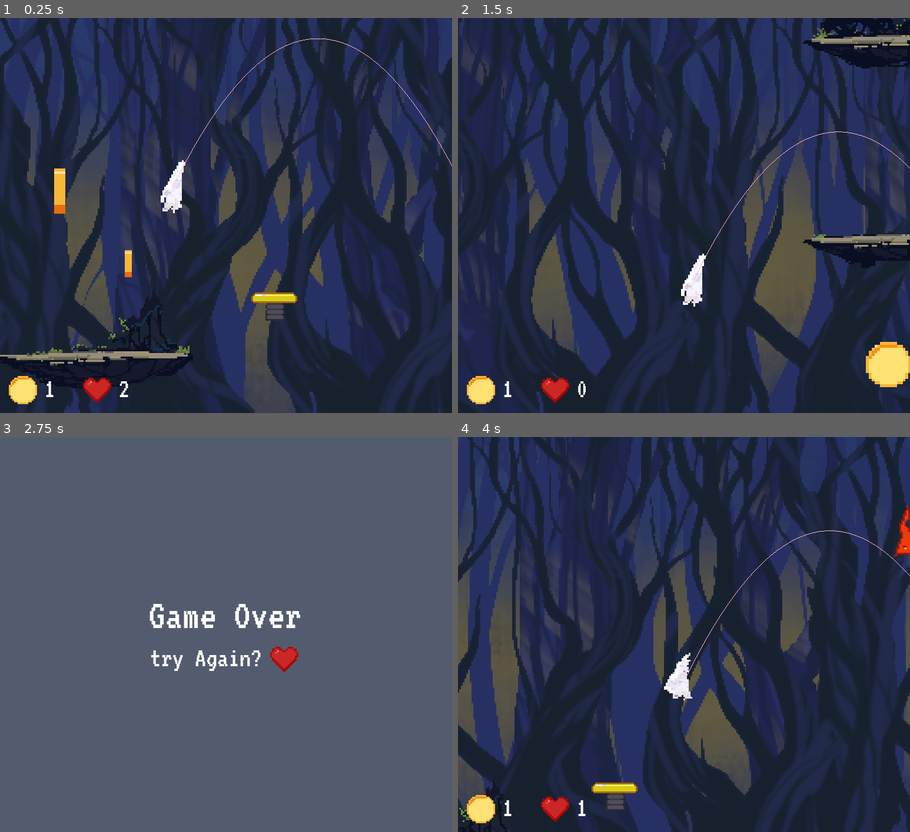
Above: before the commit, frames 1-4 (two rows, left to right).
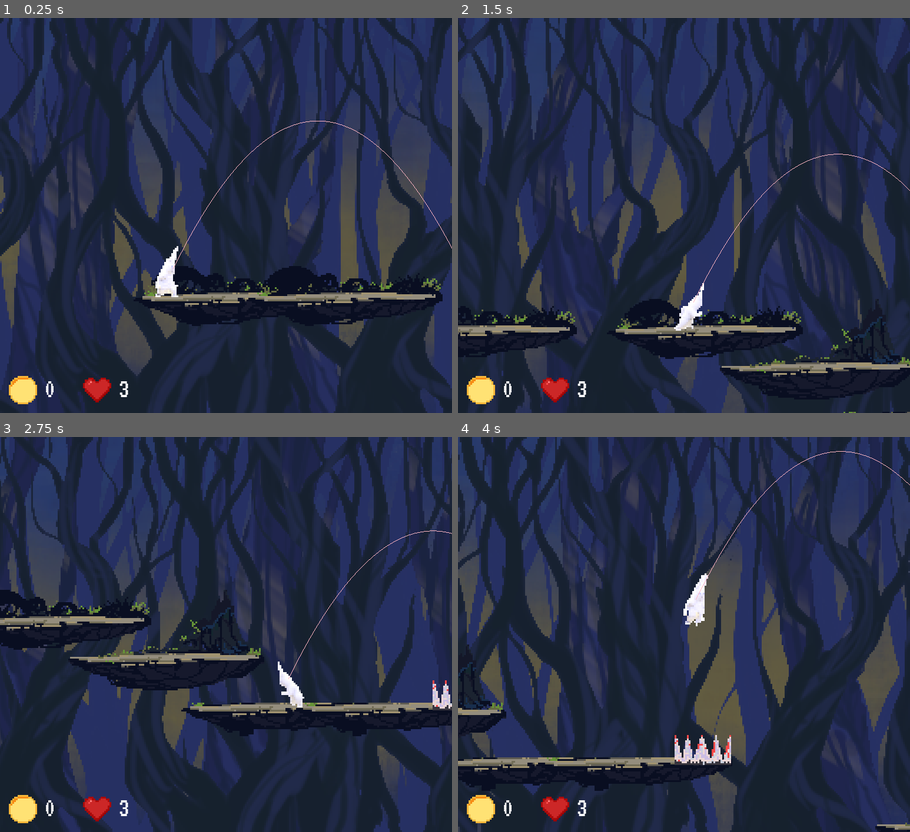
Above: after the commit, the same moments.

Repository: Pawel-9215/HoppyDays
Game: Godot game, scene res://levels/level1.tscn
The game is run twice, just before and just after one commit, with the same random seed, the same clock (stepped at 60 frames per second) and the same inputs.
Inputs (mouse positions are in pixels of both pictures, inside the frame that each line leads up to):
- Up to frame 1 (0.25 s): no input
- Up to frame 2 (1.5 s): hold D (right) from 0.53 s (still down); tap Space (jump) at 0.77 s
- Up to frame 3 (2.75 s): tap Space (jump) at 1.52 s; release D (right) at 2.03 s; hold A (left) from 2.03 s (still down)
- Up to frame 4 (4 s): release A (left) at 2.75 s; click (742, 658) at 2.77 s; hold D (right) from 3.53 s (still down); tap Space (jump) at 3.77 s

The runs differ from the first frame. In frame 1, 52% of the frame differs, in the area x 0-100%, y 0-100%; in frame 2, 51%; in frame 3, 100%; in frame 4, 51%.

Commit message:
Some level design

Diff:
--- a/Player/Player.gd
+++ b/Player/Player.gd
@@ -6,7 +6,7 @@
 const GRAVITY = 25
 const UP = Vector2(0,-1)
 const JUMP_SPEED = 500
-const ACCELERATION = 30
+const ACCELERATION = 25
 
 const BOOST_MULTIPLIER = 1.5
 
--- a/levels/level1.tscn
+++ b/levels/level1.tscn
@@ -176,41 +176,40 @@
 script = ExtResource( 7 )
 
 [node name="Player" parent="." instance=ExtResource( 1 )]
-position = Vector2( 419.513, 139.82 )
+position = Vector2( -489.794, 43.4021 )
 
 [node name="TileMap" type="TileMap" parent="."]
 tile_set = ExtResource( 2 )
 collision_layer = 2
 format = 1
-tile_data = PoolIntArray( -131056, 2, 0, -65521, 2, 0, 11, 1, 0, 13, 0, 0, 65562, 1, 0, 65567, 1, 0, 196606, 2, 0, 131073, 0, 0, 131077, 0, 0, 131083, 2, 0, 131090, 0, 0, 131095, 0, 0, 131101, 2, 0, 131105, 0, 0, 196611, 1, 0, 196623, 0, 0, 196629, 2, 0, 196634, 2, 0, 196636, 2, 0, 262146, 2, 0, 262156, 0, 0, 327685, 1, 0, 327687, 2, 0, 327688, 1, 0, 327689, 1, 0, 327690, 2, 0, 327705, 1, 0 )
+tile_data = PoolIntArray( -65520, 1, 0, 131064, 1, 0, 131065, 1, 0, 131067, 1, 0, 131068, 0, 0, 65544, 1, 0, 65549, 1, 0, 65567, 0, 0, 65568, 1, 0, 65569, 1, 0, 65570, 2, 0, 65571, 1, 0, 65573, 0, 0, 196605, 2, 0, 196606, 2, 0, 131073, 0, 0, 131077, 0, 0, 131083, 2, 0, 131090, 0, 0, 131096, 2, 0, 131099, 2, 0, 196611, 1, 0, 196615, 0, 0, 196623, 0, 0, 196629, 2, 0, 196630, 1, 0, 196637, 2, 0, 262145, 1, 0, 262146, 2, 0, 262156, 0, 0, 327688, 1, 0, 327689, 1, 0, 327690, 2, 0, 327705, 1, 0 )
 
 [node name="AnimatedSprite" type="AnimatedSprite" parent="."]
 position = Vector2( 1215.02, 149.752 )
 frames = SubResource( 39 )
 animation = "idle"
-frame = 12
+frame = 24
 playing = true
 
 [node name="Hazards" type="Node2D" parent="."]
-visible = false
 
 [node name="SpikeTop" parent="Hazards" instance=ExtResource( 4 )]
-position = Vector2( 431.796, 130.872 )
+position = Vector2( 537.01, 216.048 )
 
 [node name="SpikeTop2" parent="Hazards" instance=ExtResource( 4 )]
-position = Vector2( 397.926, 245.21 )
+position = Vector2( 341.919, 153.297 )
 
 [node name="SpikeTop3" parent="Hazards" instance=ExtResource( 4 )]
-position = Vector2( 530.367, 310.618 )
+position = Vector2( -33.7682, 116.178 )
 
 [node name="SpikeTop4" parent="Hazards" instance=ExtResource( 4 )]
-position = Vector2( 629.867, 182.118 )
+position = Vector2( 602.881, 67.4283 )
 
 [node name="SpikeTop5" parent="Hazards" instance=ExtResource( 4 )]
-position = Vector2( 859.012, 25.3429 )
+position = Vector2( 857.228, 68.1544 )
 
 [node name="SpikeTop6" parent="Hazards" instance=ExtResource( 4 )]
-position = Vector2( 1810.36, 180.223 )
+position = Vector2( 1624.03, 115.681 )
 
 [node name="BGM" type="AudioStreamPlayer" parent="."]
 stream = ExtResource( 5 )
@@ -222,38 +221,38 @@
 position = Vector2( 241.755, 194.458 )
 
 [node name="JumpPad2" parent="Jumppads" instance=ExtResource( 6 )]
-position = Vector2( 328.384, 218.14 )
+position = Vector2( 481.587, 215.92 )
 
 [node name="JumpPad3" parent="Jumppads" instance=ExtResource( 6 )]
 position = Vector2( 733.711, 307.147 )
 
 [node name="JumpPad4" parent="Jumppads" instance=ExtResource( 6 )]
-position = Vector2( 1567.51, 150.398 )
+position = Vector2( 1910.2, 179.639 )
 
 [node name="JumpPad5" parent="Jumppads" instance=ExtResource( 6 )]
 position = Vector2( 1636.45, 321.487 )
 
-[node name="JumpPad6" parent="Jumppads" instance=ExtResource( 6 )]
-position = Vector2( 476.908, 130.533 )
-
 [node name="JumpPad7" parent="Jumppads" instance=ExtResource( 6 )]
-position = Vector2( 926.428, 23.2074 )
+position = Vector2( 901.802, 66.7576 )
 
 [node name="GUI" parent="." instance=ExtResource( 8 )]
 
 [node name="Coins" type="Node" parent="."]
 
 [node name="Coin" parent="Coins" instance=ExtResource( 9 )]
-position = Vector2( 267.961, 120.249 )
+position = Vector2( 257.27, 108.222 )
 
 [node name="Coin2" parent="Coins" instance=ExtResource( 9 )]
-position = Vector2( 355.268, 73.0315 )
+position = Vector2( 348.586, 24.923 )
 
 [node name="Coin3" parent="Coins" instance=ExtResource( 9 )]
-position = Vector2( 300.168, 78.4317 )
+position = Vector2( 293.486, 42.7958 )
 
 [node name="Coin4" parent="Coins" instance=ExtResource( 9 )]
-position = Vector2( 394.168, 114.233 )
+position = Vector2( 415.729, 131.364 )
+
+[node name="Coin29" parent="Coins" instance=ExtResource( 9 )]
+position = Vector2( 394.918, 70.714 )
 
 [node name="Coin5" parent="Coins" instance=ExtResource( 9 )]
 position = Vector2( 735.923, 261.85 )
@@ -271,81 +270,81 @@
 position = Vector2( 842.423, 262.35 )
 
 [node name="Coin10" parent="Coins" instance=ExtResource( 9 )]
-position = Vector2( 918.423, 201.35 )
+position = Vector2( 1273.92, 102.85 )
 
 [node name="Coin11" parent="Coins" instance=ExtResource( 9 )]
-position = Vector2( 1110.42, 139.85 )
+position = Vector2( 1096.92, 140.85 )
 
 [node name="Coin12" parent="Coins" instance=ExtResource( 9 )]
-position = Vector2( 1056.91, 172.553 )
+position = Vector2( 1206.91, 113.053 )
 
 [node name="Coin13" parent="Coins" instance=ExtResource( 9 )]
-position = Vector2( 1325.67, 154.715 )
+position = Vector2( 1320.67, 70.715 )
 
 [node name="Coin14" parent="Coins" instance=ExtResource( 9 )]
-position = Vector2( 1582.54, 107.742 )
+position = Vector2( 1595.46, 87.6968 )
 
 [node name="Coin15" parent="Coins" instance=ExtResource( 9 )]
-position = Vector2( 1596.21, 56.6058 )
+position = Vector2( 1618.26, 52.1875 )
 
 [node name="Coin16" parent="Coins" instance=ExtResource( 9 )]
-position = Vector2( 1625.94, 7.2537 )
+position = Vector2( 1665.29, 26.817 )
 
 [node name="Coin17" parent="Coins" instance=ExtResource( 9 )]
-position = Vector2( 1661.62, 56.6058 )
+position = Vector2( 1710.7, 51.742 )
 
 [node name="Coin18" parent="Coins" instance=ExtResource( 9 )]
-position = Vector2( 1838.81, 68.4978 )
+position = Vector2( 1863.31, 127.998 )
 
 [node name="Coin19" parent="Coins" instance=ExtResource( 9 )]
-position = Vector2( 1976.76, 51.2543 )
+position = Vector2( 1974.41, 28.6868 )
 
 [node name="Coin20" parent="Coins" instance=ExtResource( 9 )]
-position = Vector2( 2167.63, 122.607 )
+position = Vector2( 1924.07, 65.2213 )
 
 [node name="Coin21" parent="Coins" instance=ExtResource( 9 )]
-position = Vector2( 991.036, -95.9152 )
+position = Vector2( 926.457, -8.96144 )
 
 [node name="Coin22" parent="Coins" instance=ExtResource( 9 )]
-position = Vector2( 1007.04, -146.415 )
+position = Vector2( 956.889, -80.7288 )
 
 [node name="Coin23" parent="Coins" instance=ExtResource( 9 )]
-position = Vector2( 1056.04, -183.415 )
+position = Vector2( 1016.14, -114.197 )
 
 [node name="Coin24" parent="Coins" instance=ExtResource( 9 )]
-position = Vector2( 1114.02, -177.758 )
+position = Vector2( 1074.74, -89.5162 )
 
 [node name="Coin25" parent="Coins" instance=ExtResource( 9 )]
-position = Vector2( 1162.1, -144.524 )
+position = Vector2( 1127.71, -78.3056 )
 
 [node name="Coin26" parent="Coins" instance=ExtResource( 9 )]
-position = Vector2( 1181.9, -73.1066 )
+position = Vector2( 1170.57, -41.4868 )
 
 [node name="Coin27" parent="Coins" instance=ExtResource( 9 )]
-position = Vector2( 1196.04, -8.75985 )
+position = Vector2( 1179.52, 10.5896 )
 
 [node name="Coin28" parent="Coins" instance=ExtResource( 9 )]
-position = Vector2( 1203.11, 54.1726 )
+position = Vector2( 1185.65, 78.2414 )
 
 [node name="NPC-s" type="Node" parent="."]
 
 [node name="SpikeMan" parent="NPC-s" instance=ExtResource( 10 )]
-position = Vector2( 589.559, -12.7232 )
+position = Vector2( 454.599, 215.105 )
 
 [node name="SpikeMan2" parent="NPC-s" instance=ExtResource( 10 )]
 position = Vector2( 142.539, 243.198 )
 
 [node name="SpikeMan3" parent="NPC-s" instance=ExtResource( 10 )]
-position = Vector2( 713.399, 115.385 )
+position = Vector2( 774.935, 280.068 )
 
 [node name="SpikeMan4" parent="NPC-s" instance=ExtResource( 10 )]
 position = Vector2( 1352.56, 179.78 )
 
 [node name="SpikeMan5" parent="NPC-s" instance=ExtResource( 10 )]
-position = Vector2( 1865.36, 115.54 )
+position = Vector2( 1609.73, 322.922 )
 
 [node name="Cloud" parent="NPC-s" instance=ExtResource( 11 )]
-position = Vector2( 633.893, -110.131 )
+position = Vector2( 892.546, -107.158 )
 
 [node name="Cloud2" parent="NPC-s" instance=ExtResource( 11 )]
 position = Vector2( 1083.08, -263.677 )
Binary file added: GFX/player/hurt.png
Not shown, added: GFX/player/hurt.png.import
